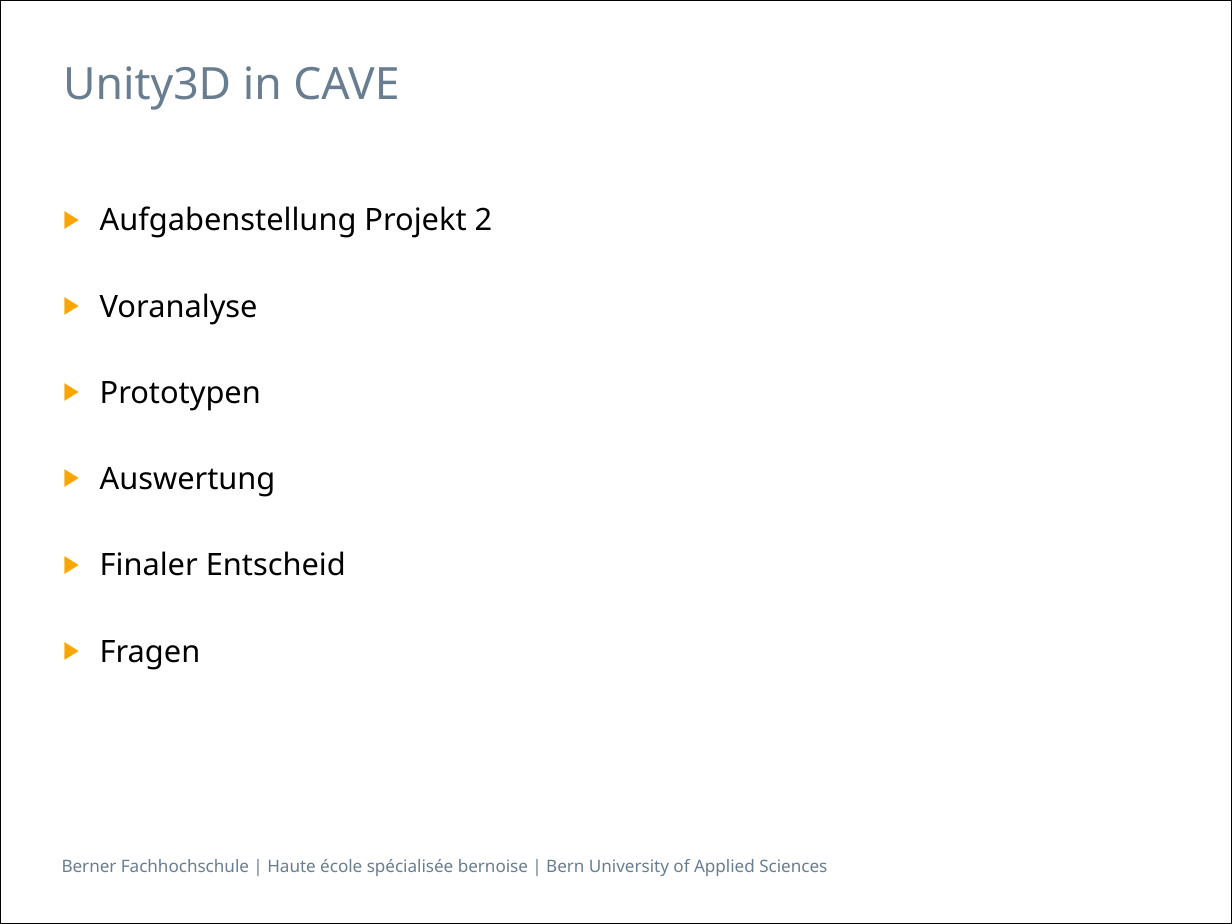
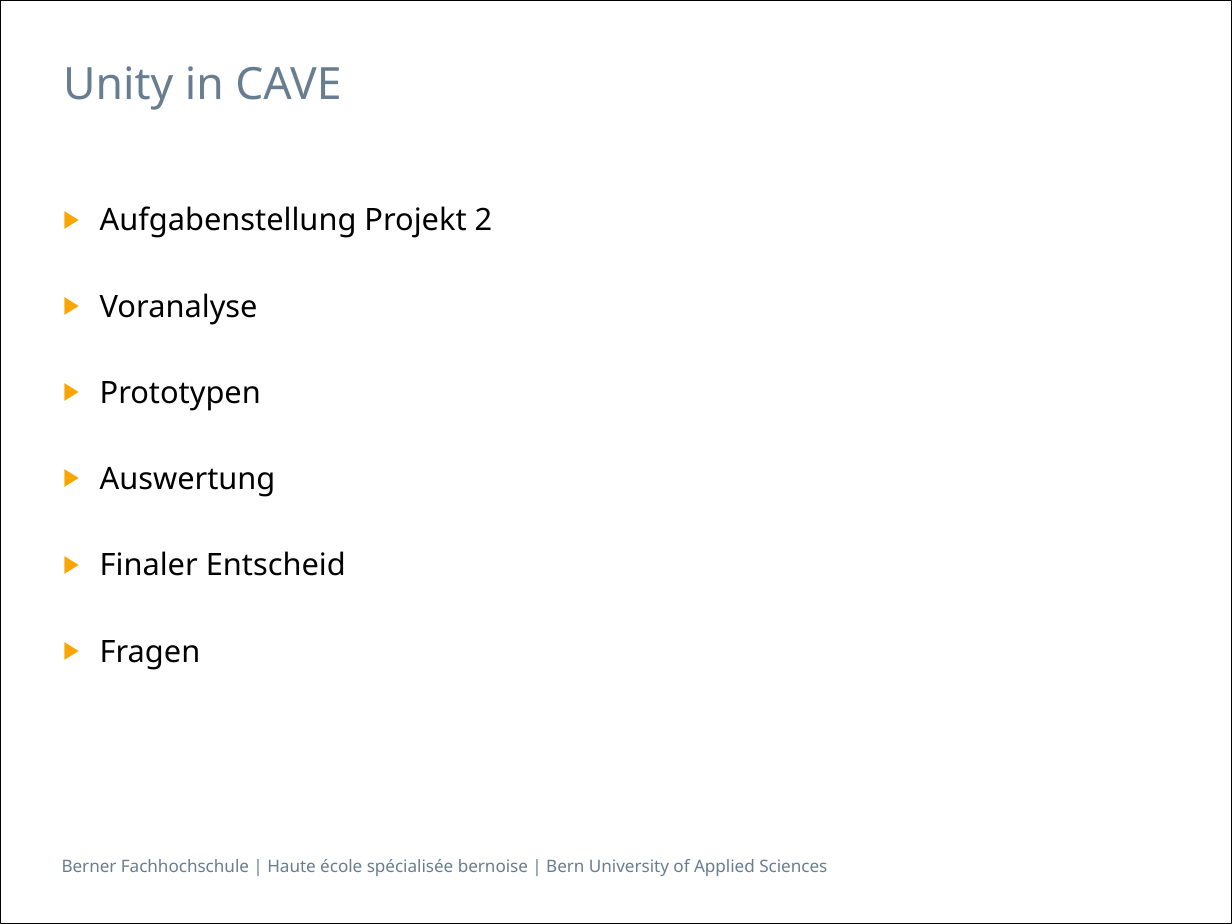
Before and after one commit to villj2/ch.bfh.cpvr.unitycave, a slide deck: slide 2 of docs/presentation/dani.pptx. Drawn at 1232x924 pixels with LibreOffice and Linux fonts; fonts in the diff are those of the drawing. Boxes give left, top, right and bottom in pixels: in the first picture for what was removed or moved away, otherwise in the second. Text is boxed around its words. In the diff, an @@ line names an element or a change of style, - is before the commit and + after.

```diff
--- a/docs/presentation/dani.pptx
+++ b/docs/presentation/dani.pptx
@@ title at (63, 66, 341, 110): text changed @@
-Unity3D in CAVE
+Unity in CAVE
```
Also in this commit, not shown: 1 other slide changed, 3 other files.
